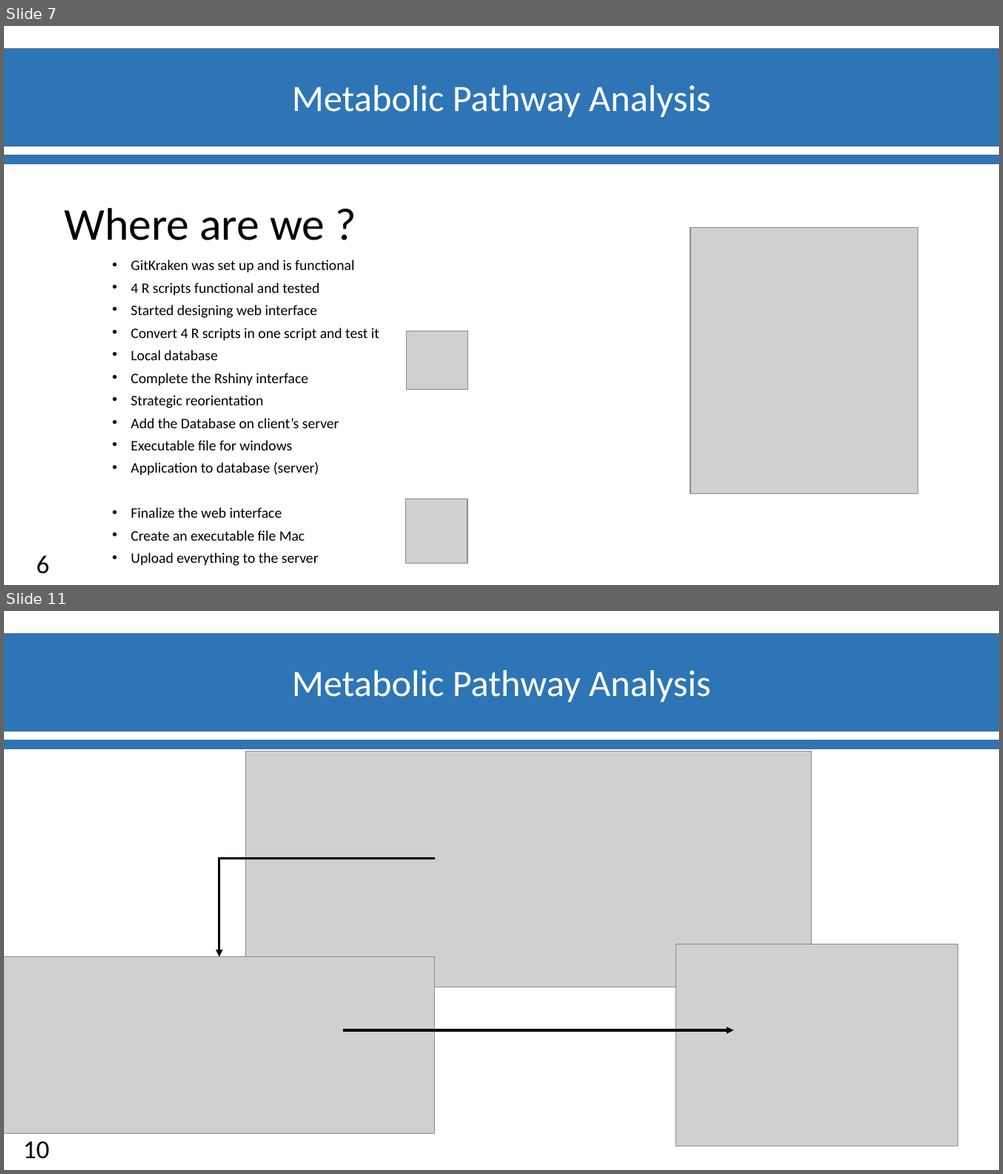
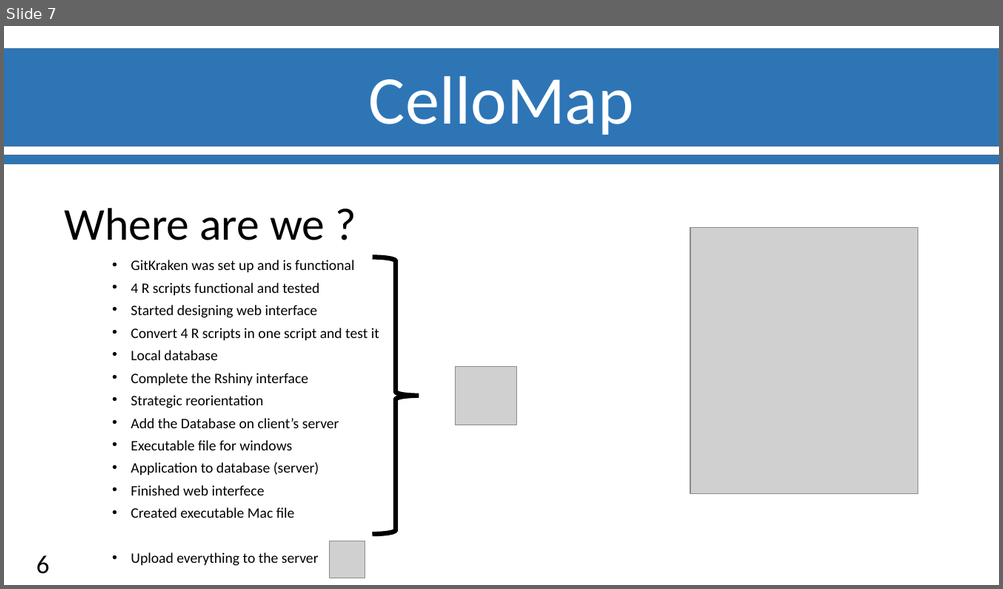
Before and after one commit to Ylefol/projet-INSERM_V5, a slide deck: Slides/Diapos_Suivit_projet.pptx. Shown one above the other, each under a label of ours: slides 7 and 11 before the commit, slide 7 after it; the slides between them are not shown. The pictures are 1003x1174 and 1003x589 pixels, drawn with LibreOffice and Linux fonts; fonts in the diff are those of the drawing; grey boxes stand for pictures; background and template pictures are left out. Boxes give left, top, right and bottom in pixels: in the first picture for what was removed or moved away, otherwise in the second. Text is boxed around its words. In the diff, an @@ line names an element or a change of style, - is before the commit and + after.

```diff
--- a/Slides/Diapos_Suivit_projet.pptx
+++ b/Slides/Diapos_Suivit_projet.pptx
@@ slide 11 removed at [4, 611, 999, 1170], background #FFFFFF; not listed: 3 template elements that a slide beside it also shows @@
@@ picture removed at [246, 752, 811, 988] @@
@@ elbow arrow removed from (435, 859) to (219, 957) @@
@@ picture removed at [4, 957, 435, 1134] @@
@@ picture removed at [675, 945, 958, 1147] @@
@@ arrow removed from (343, 1031) to (734, 1031) @@
@@ page number removed at [23, 1142, 49, 1159] @@
-10
@@ slide 7 changed as well @@
@@ text removed at [292, 85, 711, 117] @@
-Metabolic Pathway Analysis
@@ text added at [369, 76, 634, 135], 66 pt, text #FFFFFF @@
+CelloMap
@@ right brace added at [373, 258, 419, 535], outline #000000 4.5 pt @@
@@ picture: place and size @@
-picture at [406, 331, 467, 390]
+picture at [455, 366, 517, 425]
@@ text at [131, 486, 295, 518]: text changed @@
-• Finalize the web interface
-• Create an executable file Mac
+• Finished web interfece
+• Created executable Mac file
@@ picture: place and size @@
-picture at [405, 500, 467, 564]
+picture at [330, 542, 365, 579]
```
Also in this commit, not shown: 3 other slides changed, 6 slides added, 6 other slides removed.
